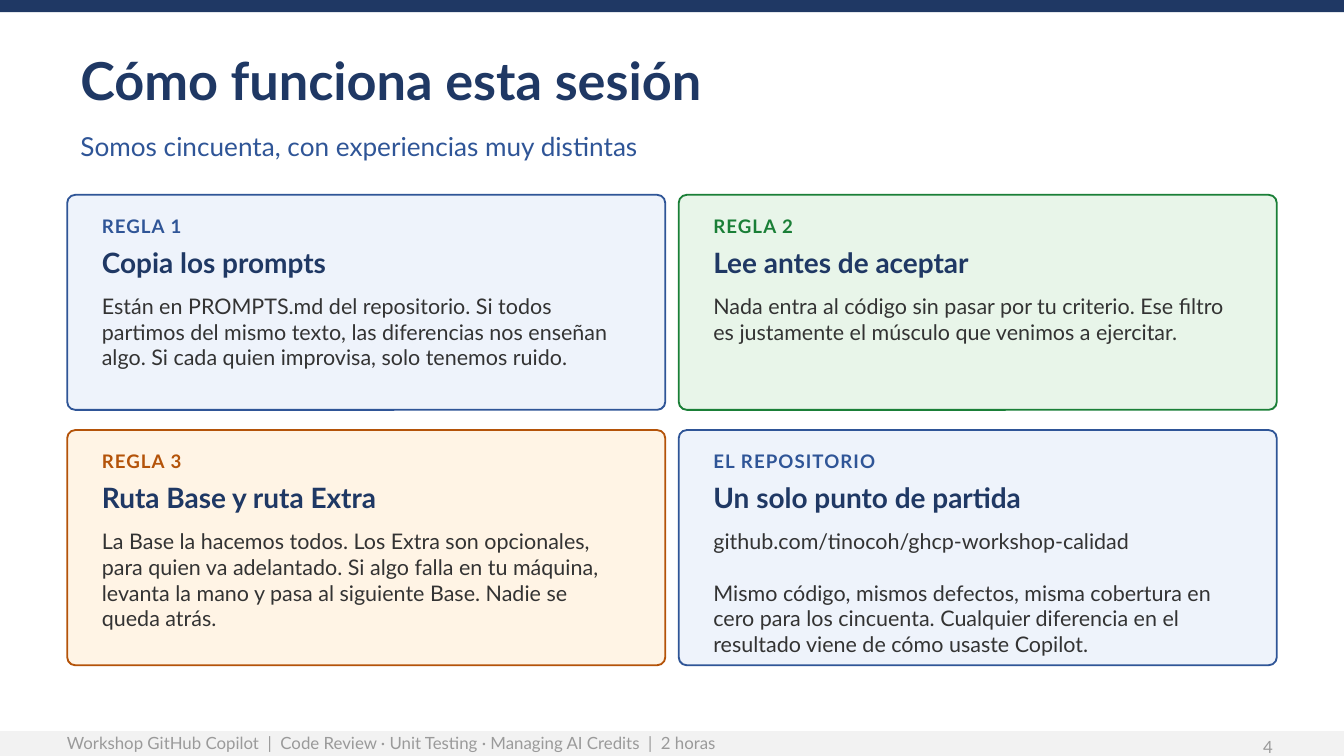
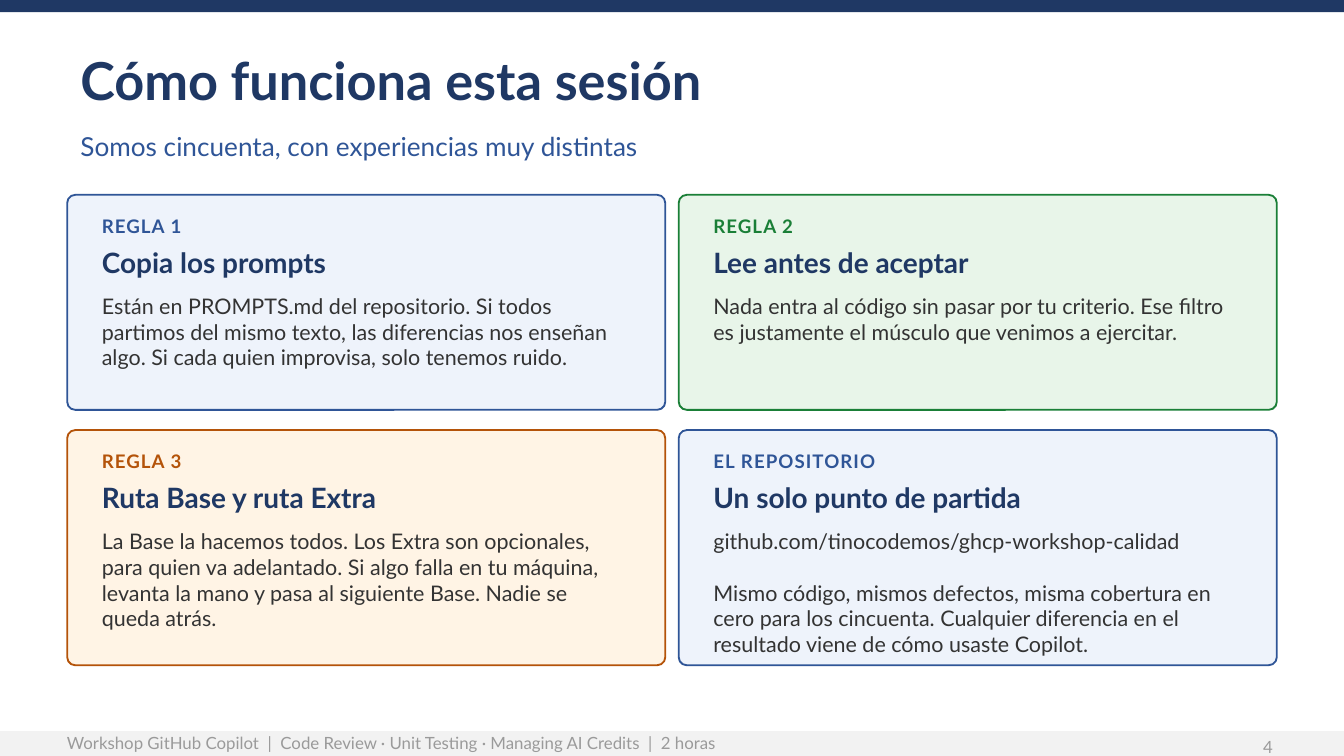
Before and after one commit to tinocoh/ghcp-workshop-calidad, a slide deck: slide 4 of guia-presentador/Workshop-Deck-Etapas.pptx. Drawn at 1344x756 pixels with LibreOffice and Linux fonts; fonts in the diff are those of the drawing. Boxes give left, top, right and bottom in pixels: in the first picture for what was removed or moved away, otherwise in the second. Text is boxed around its words. In the diff, an @@ line names an element or a change of style, - is before the commit and + after.

Commit message:
Actualiza deck de etapas con la URL de la org

```diff
--- a/guia-presentador/Workshop-Deck-Etapas.pptx
+++ b/guia-presentador/Workshop-Deck-Etapas.pptx
@@ text at <box>713,533,1179,553</box>: text changed @@
-github.com/tinocoh/ghcp-workshop-calidad
+github.com/tinocodemos/ghcp-workshop-calidad
```
